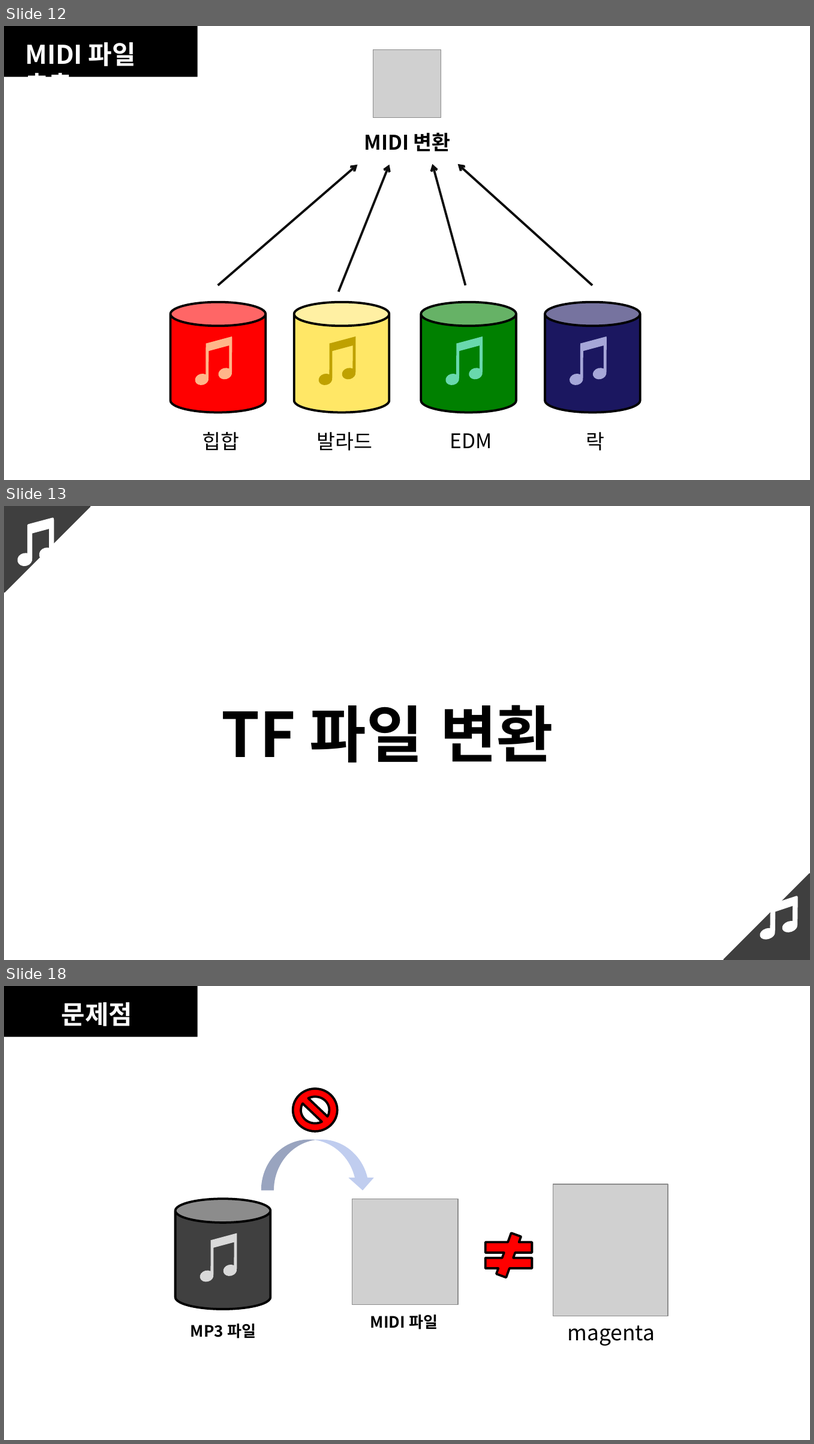
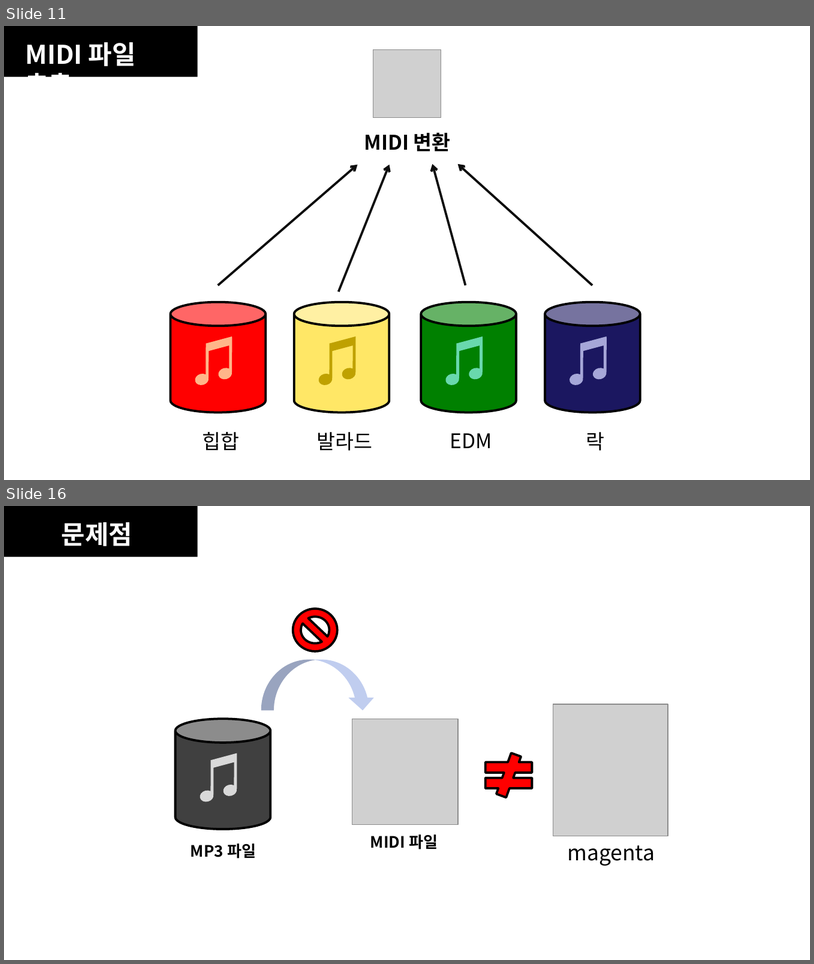
Before and after one commit to audwnd951/it_project2, a slide deck: MJ/최종 딥러닝 작곡.pptx. Shown one above the other, each under a label of ours: slides 12, 13 and 18 before the commit, slides 11 and 16 after it; the slides between them are not shown. The pictures are 814x1444 and 814x964 pixels, drawn with LibreOffice and Linux fonts; fonts in the diff are those of the drawing; grey boxes stand for pictures. Boxes give left, top, right and bottom in pixels: in the first picture for what was removed or moved away, otherwise in the second. Text is boxed around its words. In the diff, an @@ line names an element or a change of style, - is before the commit and + after.

```diff
--- a/MJ/최종 딥러닝 작곡.pptx
+++ b/MJ/최종 딥러닝 작곡.pptx
@@ slide 13 removed at <box>4,506,810,960</box>, background #FFFFFF @@
@@ right triangle removed at <box>4,506,89,591</box> @@
@@ freeform shape removed at <box>11,519,62,567</box> @@
@@ text removed at <box>221,705,554,762</box> @@
-TF 파일 변환
@@ right triangle removed at <box>725,874,810,959</box> @@
@@ freeform shape removed at <box>753,896,807,940</box> @@
@@ what was slide 12 is now slide 11 @@
@@ what was slide 18 is now slide 16 @@
```
Also in this commit, not shown: 10 slides changed, 1 other slide removed.
